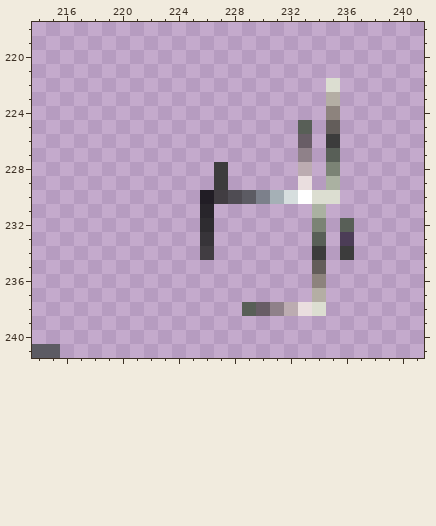
File history of a pixel-art file, player/sprites/scene.aseprite. This is how it looked before the edit.
480x270 pixels, 1 frame. Colours within 5 levels of each other are drawn and written as one. Shown: x 214..241, y 218..241. The commit also changed other parts of the picture, which this record leaves out.
After:
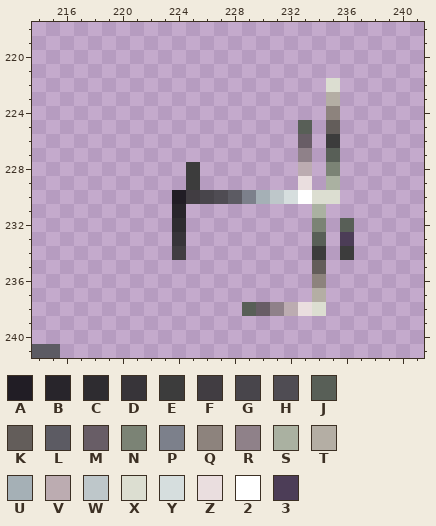
Palette (. is transparent): A #211d25  B #28252b  C #2e2c30  D #373439  E #3c3c3c  F #413d42  G #48454b  H #4f4c53  J #585f57  K #635d5a  L #5c5b63  M #685d66  N #7b8375  P #7c808b  Q #8d837d  R #8f8189  S #aab1a1  T #b4aea4  U #a5b0b6  V #bcacb1  W #bec7ca  X #dcded1  Y #d6dede  Z #eadedf  2 #ffffff  3 #4c3d57
Diff:
{"y":228,"x":225,"old":".","new":"E"}
{"y":228,"x":227,"old":"E","new":"."}
{"y":229,"x":225,"old":".","new":"E"}
{"y":229,"x":227,"old":"E","new":"."}
{"y":230,"x":224,"old":"..AFHLPU","new":"AFGHLPUW"}
{"y":231,"x":224,"old":".","new":"B"}
{"y":231,"x":226,"old":"B","new":"."}
{"y":232,"x":224,"old":".","new":"C"}
{"y":232,"x":226,"old":"C","new":"."}
{"y":233,"x":224,"old":".","new":"D"}
{"y":233,"x":226,"old":"D","new":"."}
{"y":234,"x":224,"old":".","new":"F"}
{"y":234,"x":226,"old":"F","new":"."}
{"label":"changed","picture_box":[172,162,284,260]}
